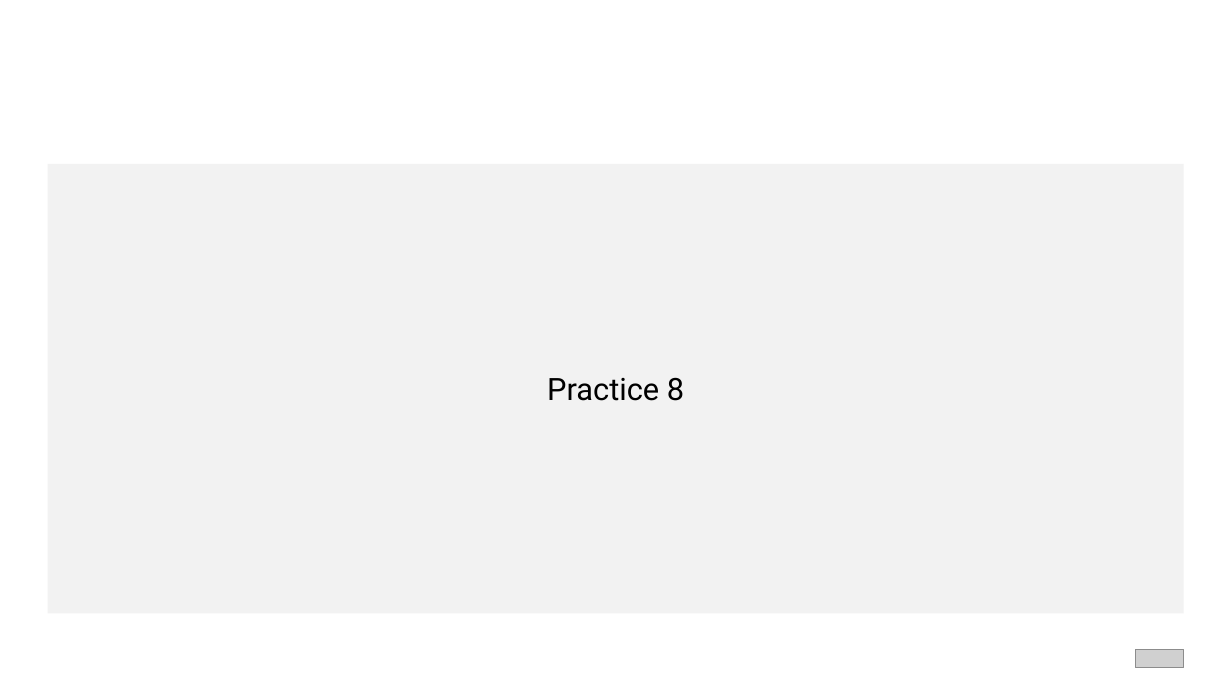
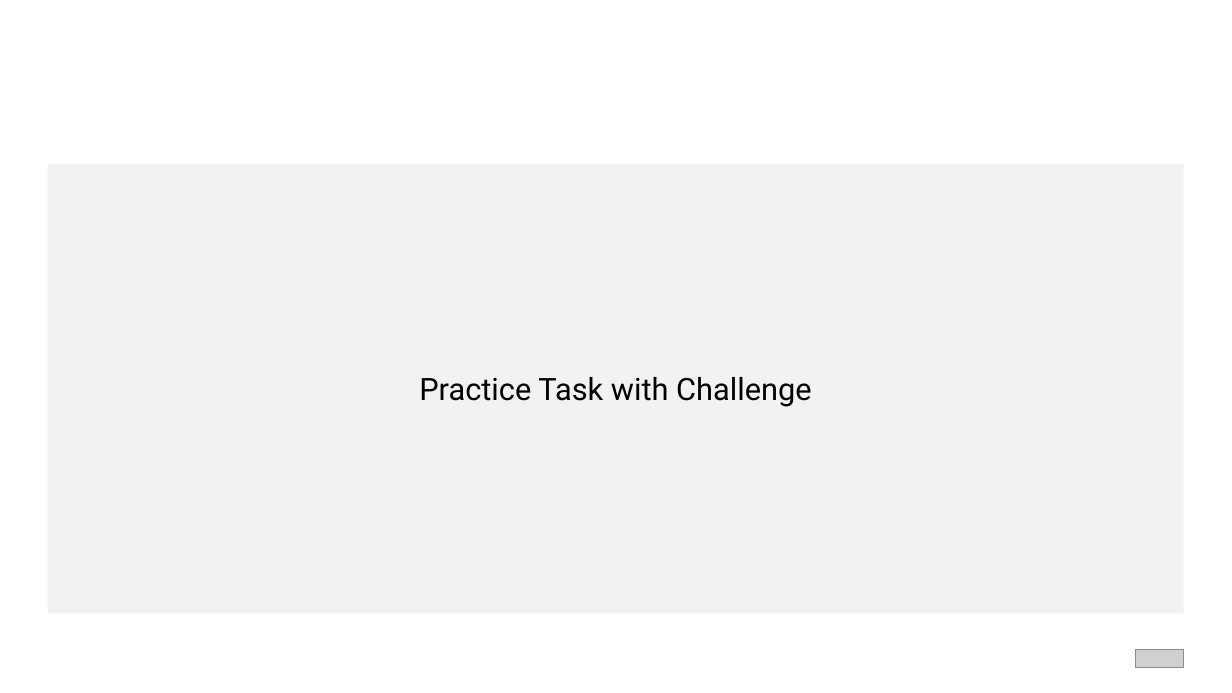
Before and after one commit to Hassel93/helm_course, a slide deck: slide 14 of presentations/02_02_Functions.pptx (slide 16 before the commit). Drawn at 1232x693 pixels with LibreOffice and Linux fonts; fonts in the diff are those of the drawing; grey boxes stand for pictures; background and template pictures are left out. Boxes give left, top, right and bottom in pixels: in the first picture for what was removed or moved away, otherwise in the second. Text is boxed around its words. In the diff, an @@ line names an element or a change of style, - is before the commit and + after.

```diff
--- a/presentations/02_02_Functions.pptx
+++ b/presentations/02_02_Functions.pptx
@@ text in rectangle at (419, 377, 812, 407): text changed @@
-Practice 8
+Practice Task with Challenge
```
Also in this commit, not shown: 2 other slides changed, 5 slides removed, 44 other files.
